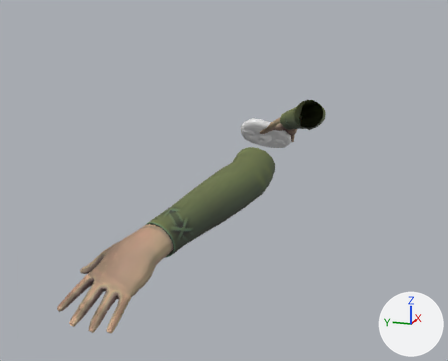
Before and after pictures for a commit that changed the Blender file Mhmd/Blender/Character/1st Person/Sword_Hands_Anims.blend.
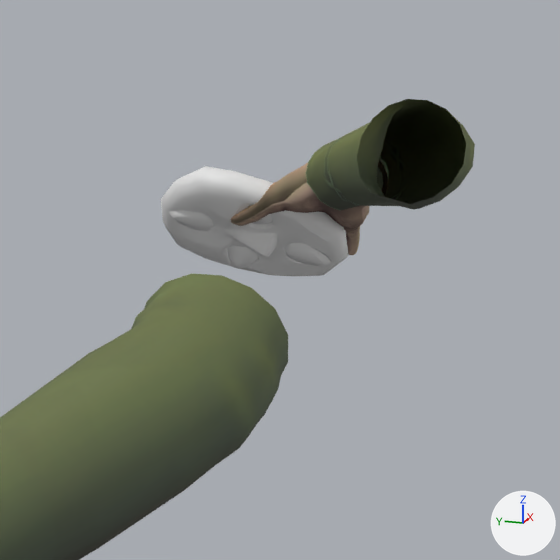
There are two pictures of each version: one whole from a camera (50 mm lens) standing at (-1.514, -0.28, 0.224) and looking at (0.035, 0.188, -0.221), one close up on the part from 44% to 78% of the width and 20% to 62% of the height. Every picture has the same lights, and +X, +Y and +Z are marked at lower right.

The first close-up shows '4.003', '4.004', '4.005', '4.006', '4.007', 'hands'.
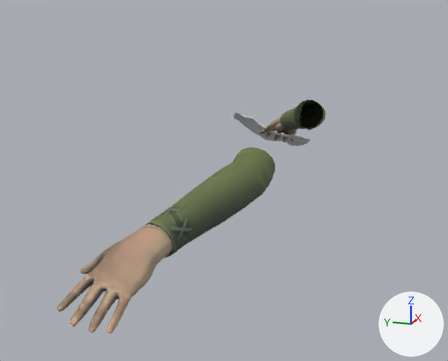
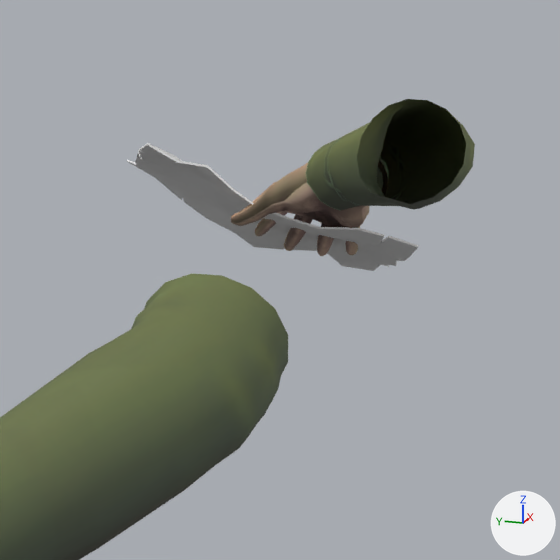
What differs and where, as boxes [x1, y1, x2, y2] in the close-ups (560 x 560 px):
'4.003', hidden: before [161, 166, 349, 276]
'Page_LP.001', added: after [127, 143, 419, 271]
'4.007', hidden: before [284, 243, 332, 266]
'4.004', hidden: before [168, 210, 214, 231]
'4.005', hidden: before [227, 246, 258, 269]
'4.006', hidden: before [246, 207, 273, 225]

Diff of the bpy script that builds the scene:
```diff
--- a/Mhmd/Blender/Character/1st Person/Sword_Hands_Anims.blend.py
+++ b/Mhmd/Blender/Character/1st Person/Sword_Hands_Anims.blend.py
@@ mat_calltoadv_mat_001 @@
+mat_calltoadv_mat_001 = principled_material('CallToAdv_Mat.001')
+mat_calltoadv_mat_001.base_color = (0.8, 0.8, 0.8)  # white #e7e7e7
@@ me_plane_004 @@
+me_plane_004.from_pydata(...)  # 218 vertices, 378 faces; spans x -0.019..0.19, y -0.056..0.013, z -0.104..0.19
+me_plane_004.materials.append(mat_calltoadv_mat_001)  # white #e7e7e7
@@ ob_4_003 @@
 ob_4_003.rotation_euler = (-1.144, 0.488, 0.464)  # degrees (-66, 28, 27)
+ob_4_003.hide_set(True)
@@ ob_4_004 @@
 ob_4_004.rotation_euler = (-1.144, 0.488, 0.464)  # degrees (-66, 28, 27)
+ob_4_004.hide_set(True)
@@ ob_4_005 @@
 ob_4_005.rotation_euler = (-1.144, 0.488, 0.464)  # degrees (-66, 28, 27)
+ob_4_005.hide_set(True)
@@ ob_4_006 @@
 ob_4_006.rotation_euler = (-1.144, 0.488, 0.464)  # degrees (-66, 28, 27)
+ob_4_006.hide_set(True)
@@ ob_4_007 @@
 ob_4_007.rotation_euler = (-1.144, 0.488, 0.464)  # degrees (-66, 28, 27)
+ob_4_007.hide_set(True)
@@ ob_page_lp_001 @@
+ob_page_lp_001 = bpy.data.objects.new('Page_LP.001', me_plane_004)
+ob_page_lp_001.location = (0.6668, 0.1559, -0.2081)
+ob_page_lp_001.rotation_euler = (-1.144, 0.488, 0.464)  # degrees (-66, 28, 27)
```
